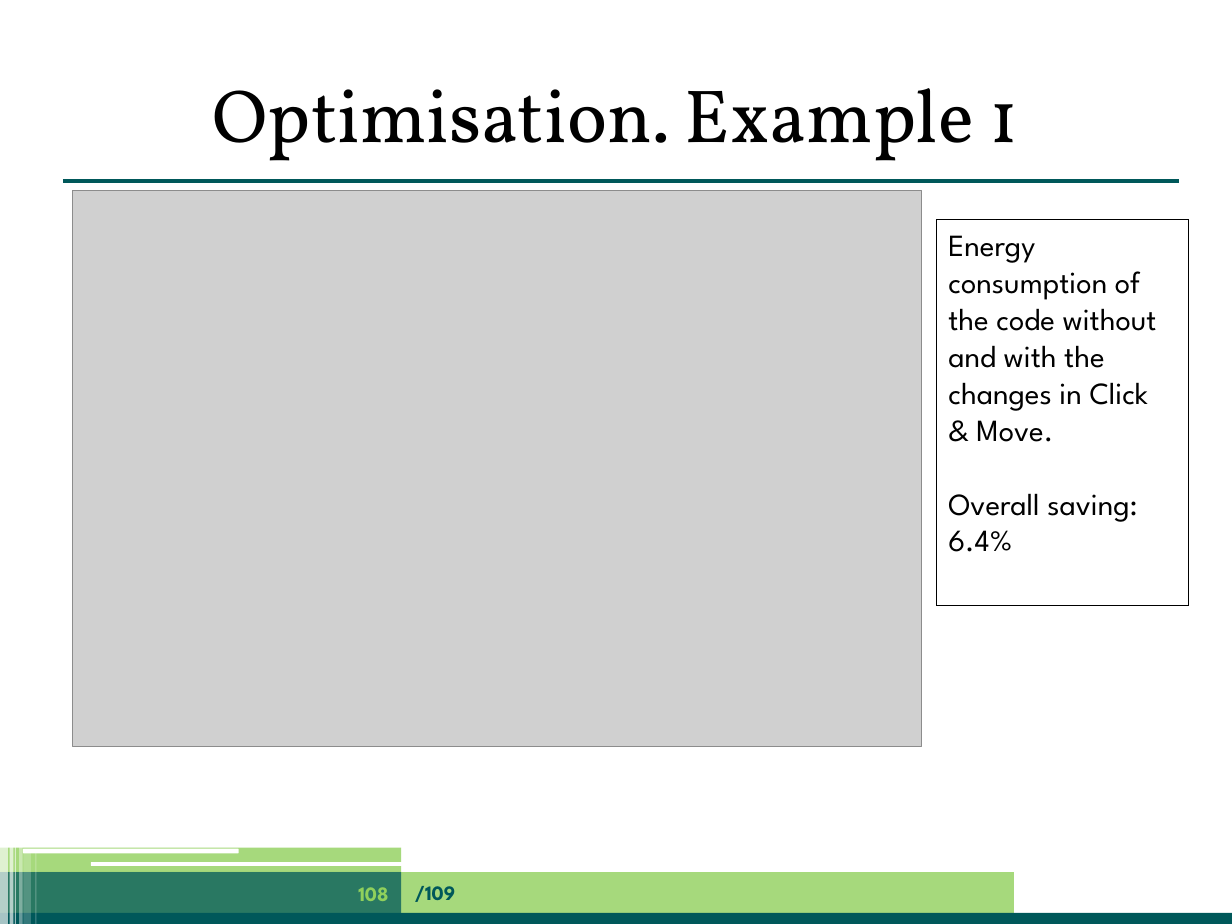
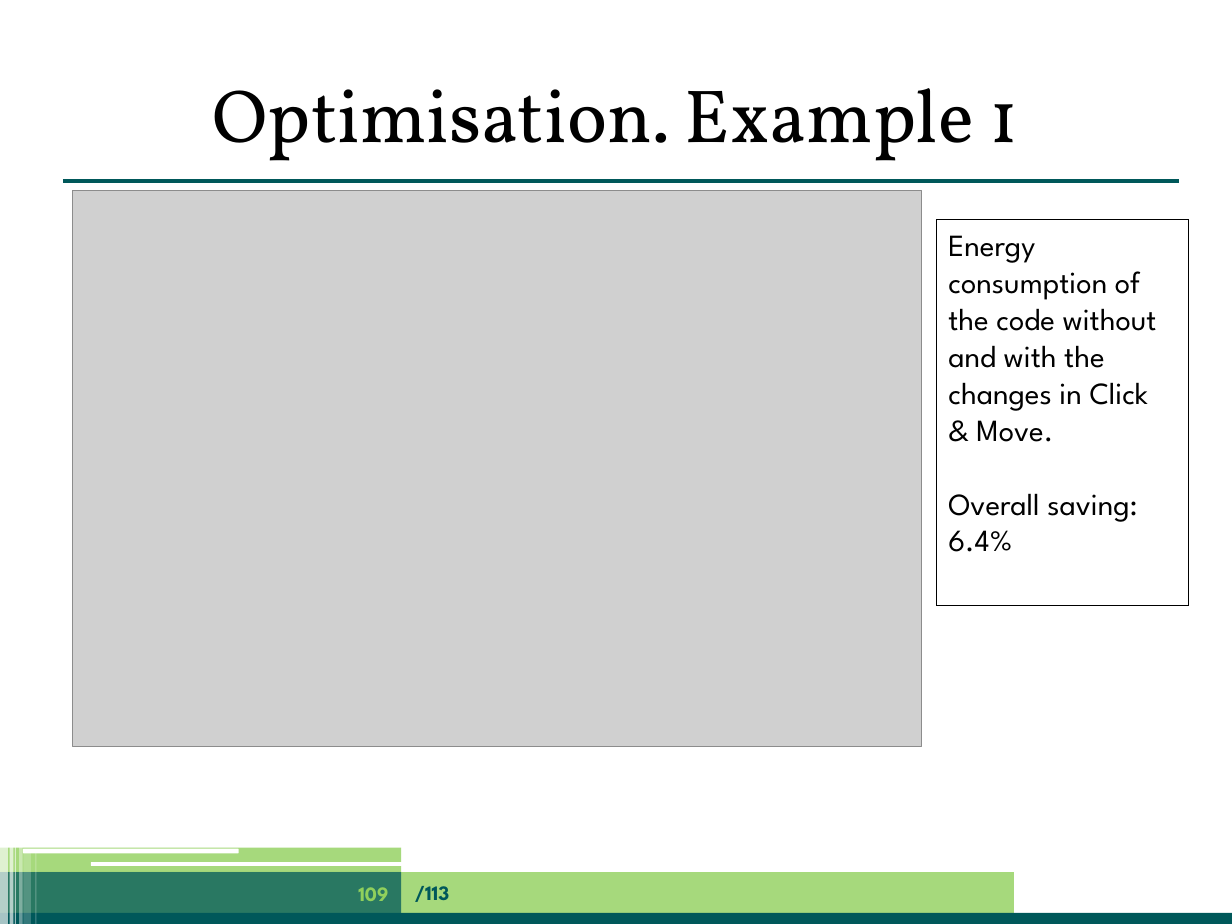
Before and after one commit to jpgallagher/ict-e-summerschool-aalborg, a slide deck: slide 109 of summerschool-aalborg-jpg.pptx (slide 108 before the commit). Drawn at 1232x924 pixels with LibreOffice and Linux fonts; fonts in the diff are those of the drawing; grey boxes stand for pictures. Boxes give left, top, right and bottom in pixels: in the first picture for what was removed or moved away, otherwise in the second. Text is boxed around its words. In the diff, an @@ line names an element or a change of style, - is before the commit and + after.

```diff
--- a/summerschool-aalborg-jpg.pptx
+++ b/summerschool-aalborg-jpg.pptx
@@ page number at (358, 887, 388, 901): text changed @@
-108
+109
@@ text at (415, 886, 450, 902): text changed @@
-/109
+/113
```
Also in this commit, not shown: 108 other slides changed, 2 slides added.
